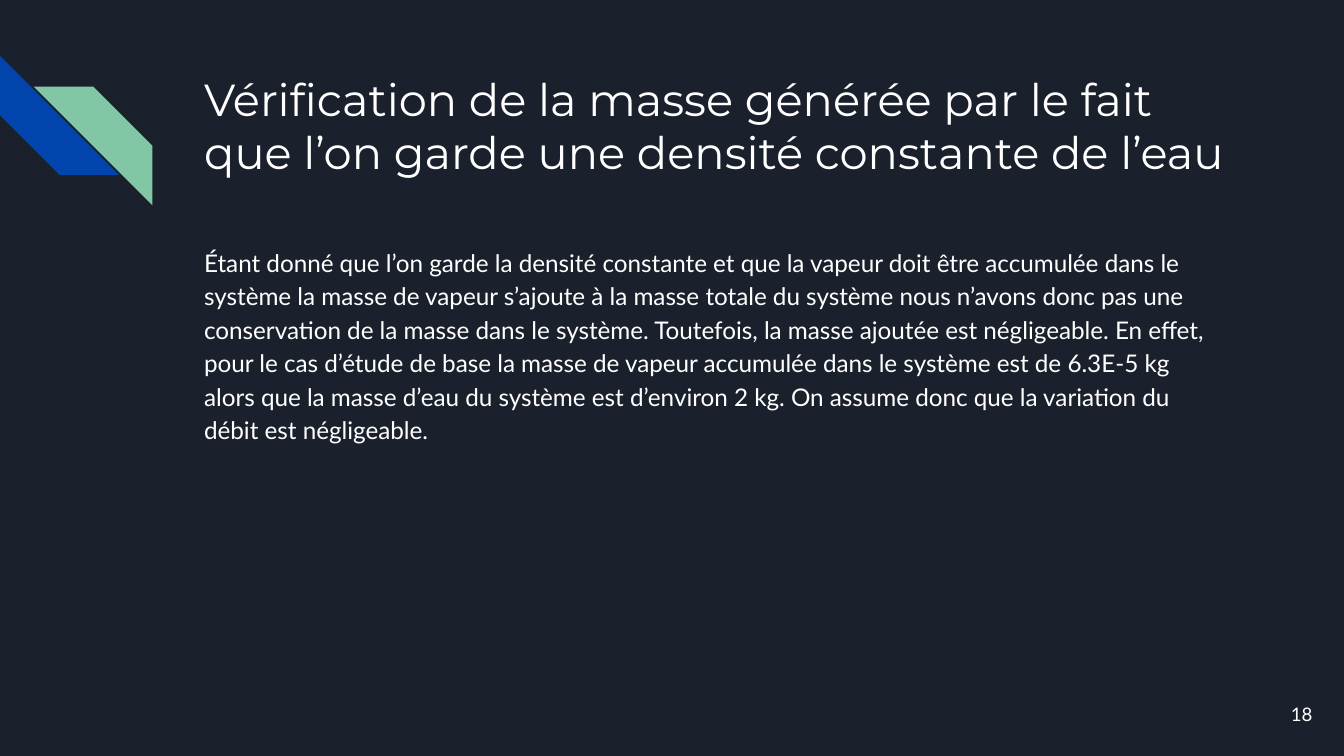
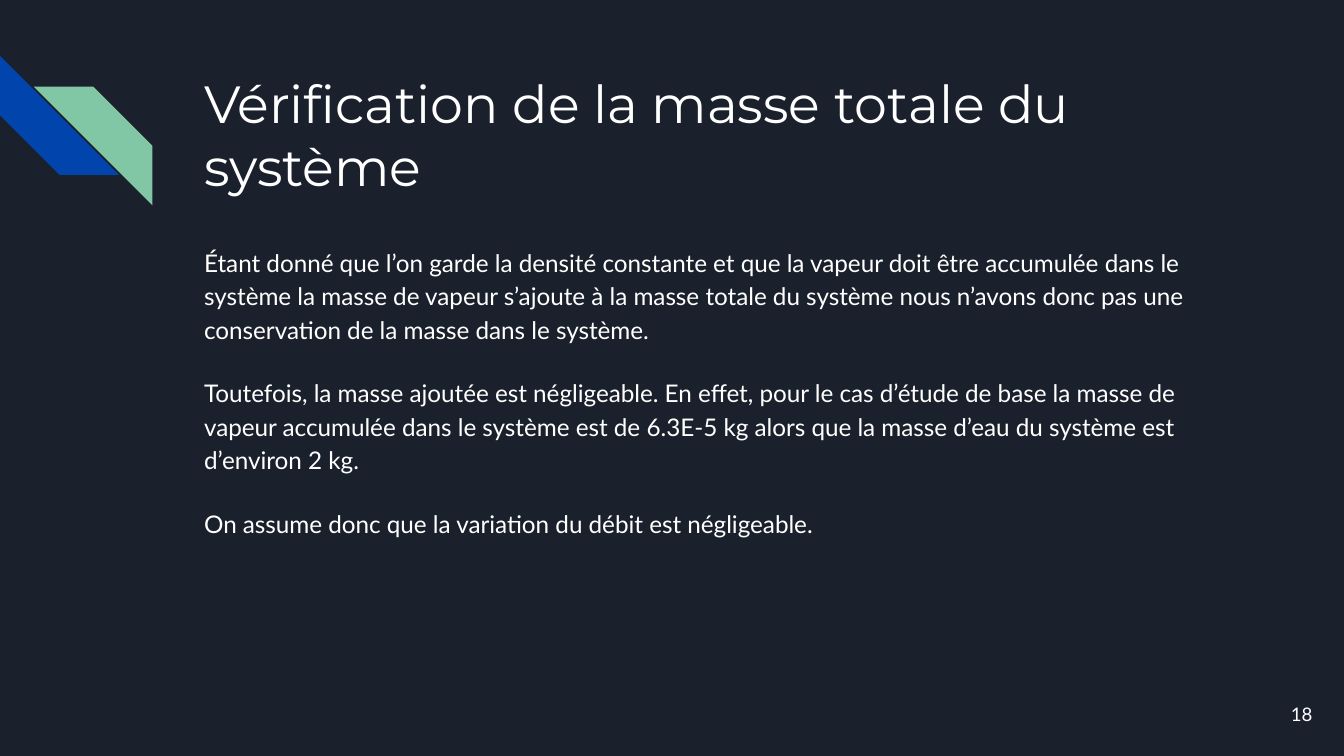
Before and after one commit to Luckabarbeau/Final_projet_mec8211, a slide deck: slide 18 of Presentation-projet-de-session.pptx. Drawn at 1344x756 pixels with LibreOffice and Linux fonts; fonts in the diff are those of the drawing. Boxes give left, top, right and bottom in pixels: in the first picture for what was removed or moved away, otherwise in the second. Text is boxed around its words. In the diff, an @@ line names an element or a change of style, - is before the commit and + after.

```diff
--- a/Presentation-projet-de-session.pptx
+++ b/Presentation-projet-de-session.pptx
@@ title at (x1=204, y1=84, x2=1069, y2=197): text changed; size 24 to 28 pt @@
-Vérification de la masse générée par le fait que l’on garde une densité constante de l’eau
+Vérification de la masse totale du système
@@ text at (x1=204, y1=250, x2=1183, y2=538): text changed @@
-Étant donné que l’on garde la densité constante et que la vapeur doit être accumulée dans le système la masse de vapeur s’ajoute à la masse totale du système nous n’avons donc pas une conservation de la masse dans le système. Toutefois, la masse ajoutée est négligeable. En effet, pour le cas d’étude de base la masse de vapeur accumulée dans le système est de 6.3E-5 kg alors que la masse d’eau du système est d’environ 2 kg. On assume donc que la variation du débit est négligeable.
+Étant donné que l’on garde la densité constante et que la vapeur doit être accumulée dans le système la masse de vapeur s’ajoute à la masse totale du système nous n’avons donc pas une conservation de la masse dans le système.
+Toutefois, la masse ajoutée est négligeable. En effet, pour le cas d’étude de base la masse de vapeur accumulée dans le système est de 6.3E-5 kg alors que la masse d’eau du système est d’environ 2 kg.
+On assume donc que la variation du débit est négligeable.
```
Also in this commit, not shown: 13 other slides changed.
